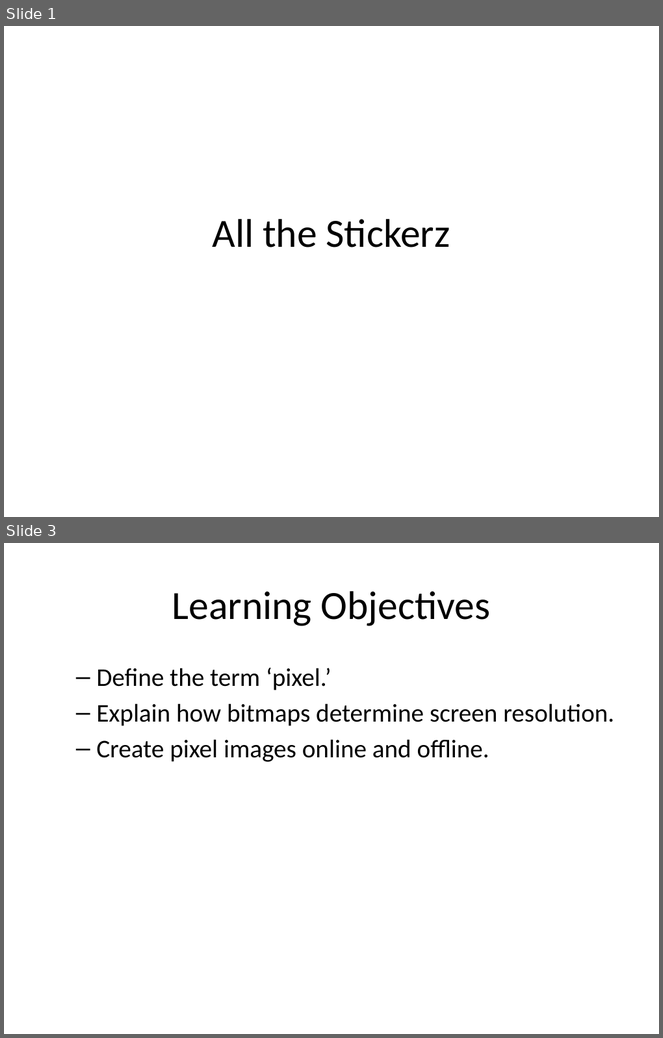
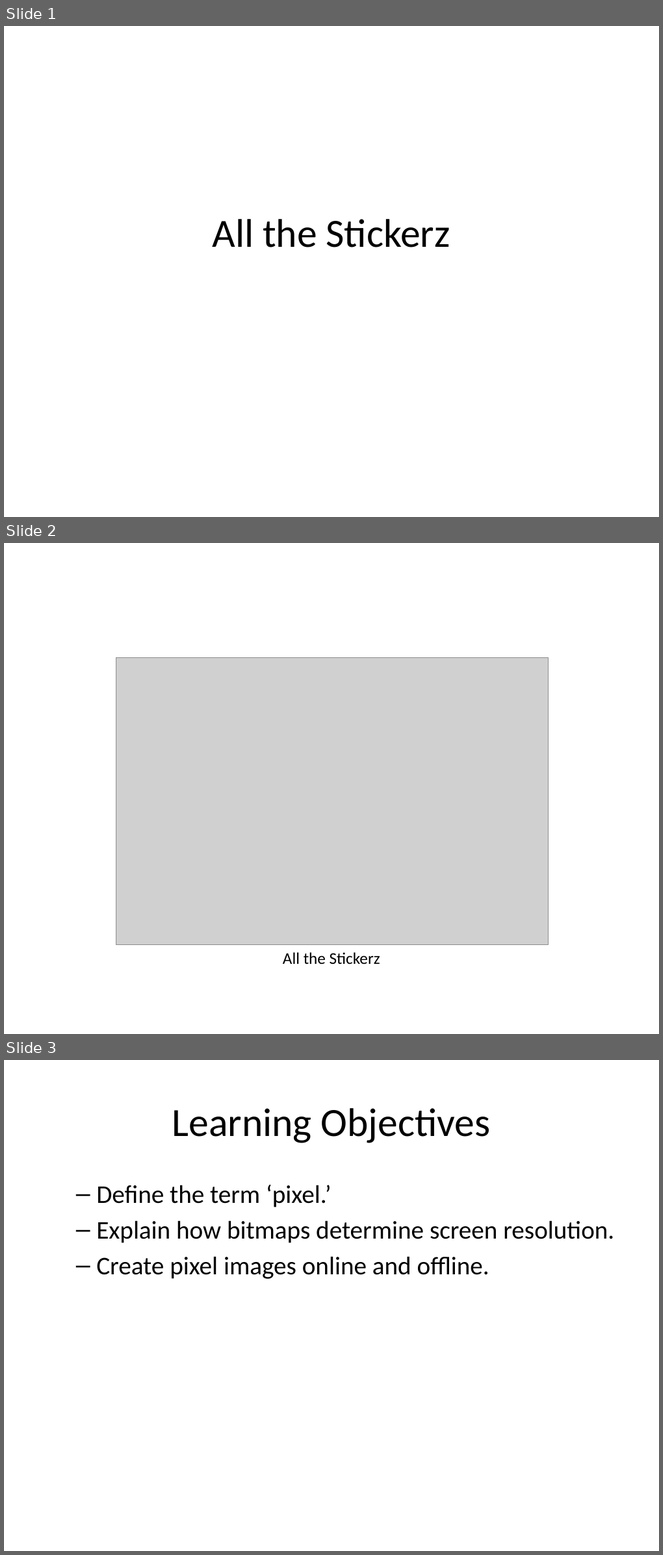
Before and after one commit to mr-eggleton/web-lit-core, a slide deck: powerpoints/12-all-the-stickerz.pptx. Shown one above the other, each under a label of ours: slides 1 and 3 before the commit, slides 1, 2 and 3 after it; the slides between them are not shown. The pictures are 663x1038 and 663x1555 pixels, drawn with LibreOffice and Linux fonts; fonts in the diff are those of the drawing; grey boxes stand for pictures. Boxes give left, top, right and bottom in pixels: in the first picture for what was removed or moved away, otherwise in the second. Text is boxed around its words. In the diff, an @@ line names an element or a change of style, - is before the commit and + after.

```diff
--- a/powerpoints/12-all-the-stickerz.pptx
+++ b/powerpoints/12-all-the-stickerz.pptx
@@ slide 2 added at [4, 543, 659, 1034], background #FFFFFF @@
@@ picture added at [116, 657, 549, 945] @@
@@ text added at [283, 953, 380, 964], 18 pt, text #000000 @@
+All the Stickerz
```
Also in this commit, not shown: 1 slide changed, 1 other slide added, 1 slide removed, 15 other files.
